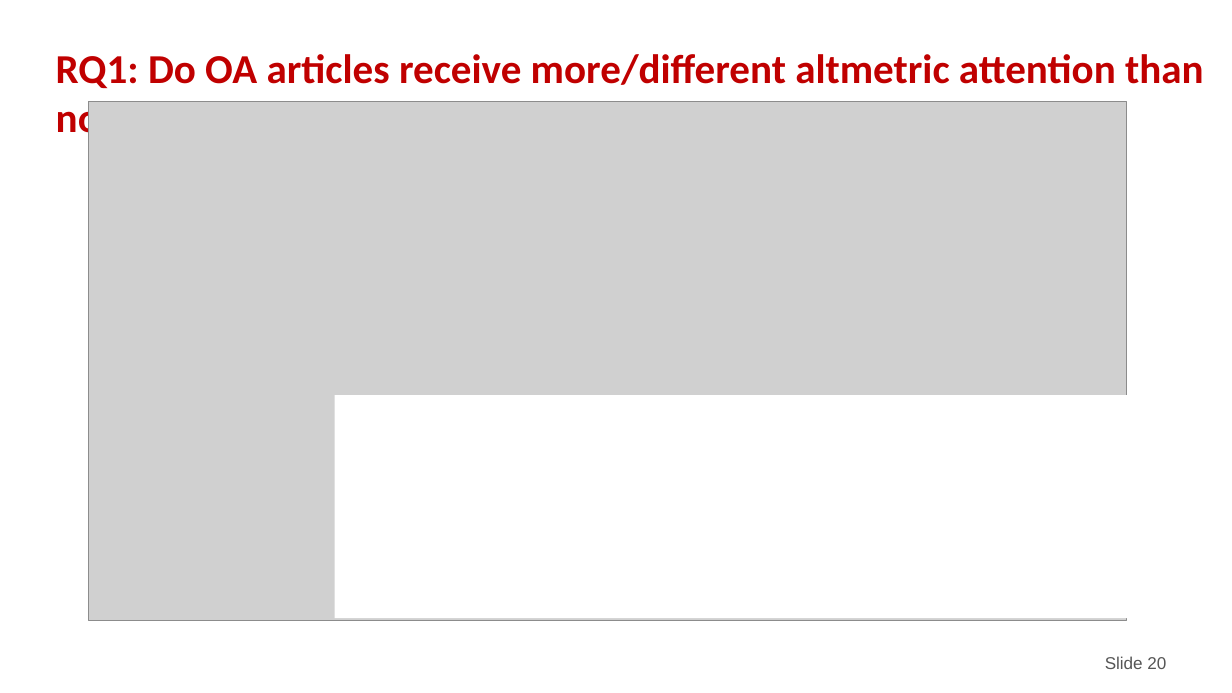
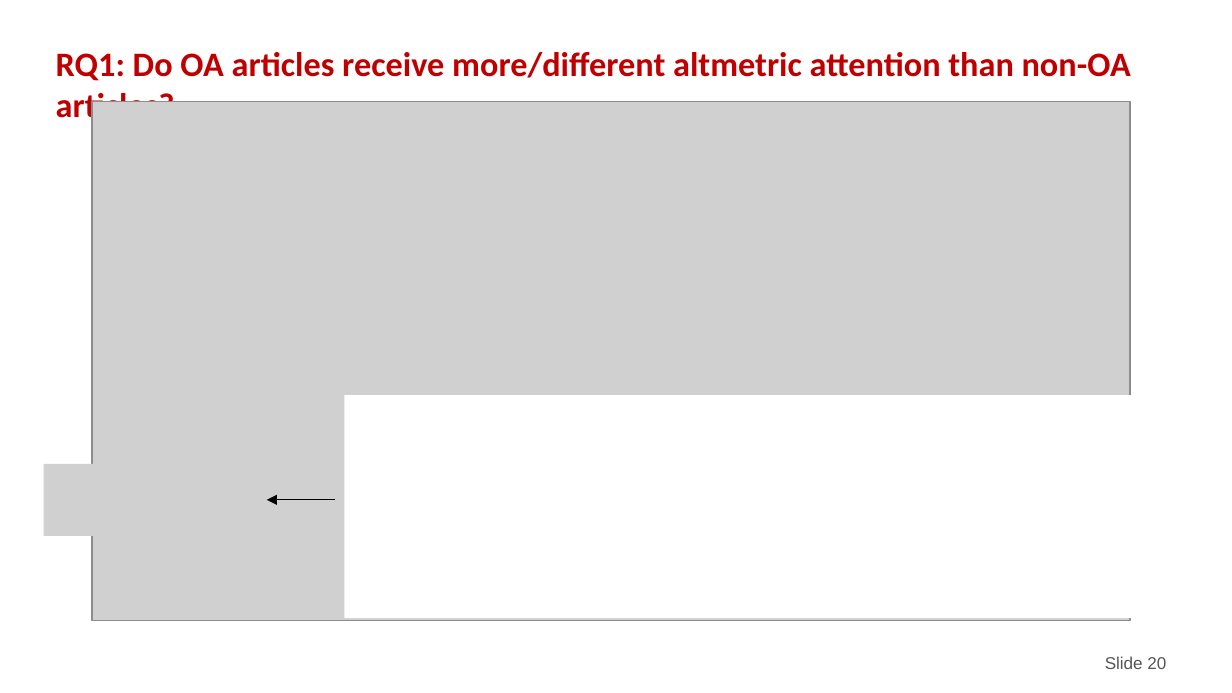
Before and after one commit to nicholasmfraser/oa_altmetrics_cwts, a slide deck: slide 20 of outputs/presentations/CWTS Seminar.pptx. Drawn at 1232x693 pixels with LibreOffice and Linux fonts; fonts in the diff are those of the drawing; grey boxes stand for pictures; background and template pictures are left out. Boxes give left, top, right and bottom in pixels: in the first picture for what was removed or moved away, otherwise in the second. Text is boxed around its words. In the diff, an @@ line names an element or a change of style, - is before the commit and + after.

```diff
--- a/outputs/presentations/CWTS Seminar.pptx
+++ b/outputs/presentations/CWTS Seminar.pptx
@@ text "RQ1: Do OA articles receive ..." at [56,52,1131,126]: size 24 to 20 pt @@
@@ picture: place and size @@
-picture at [89,101,1127,620]
+picture at [92,101,1131,620]
@@ rectangle: place and size @@
-rectangle at [335,395,1169,618]
+rectangle at [345,395,1179,618]
@@ picture added at [43,463,266,535] @@
@@ arrow added from (335, 500) to (267, 500), #000000 0.75 pt @@
```
Also in this commit, not shown: 27 other slides changed, 7 slides added, 6 slides removed, 1 other file.
